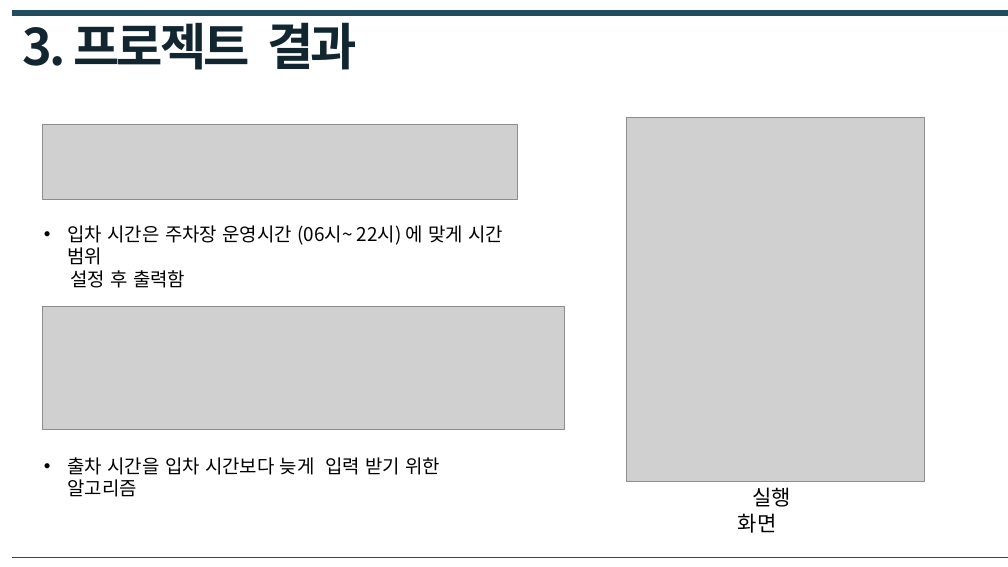
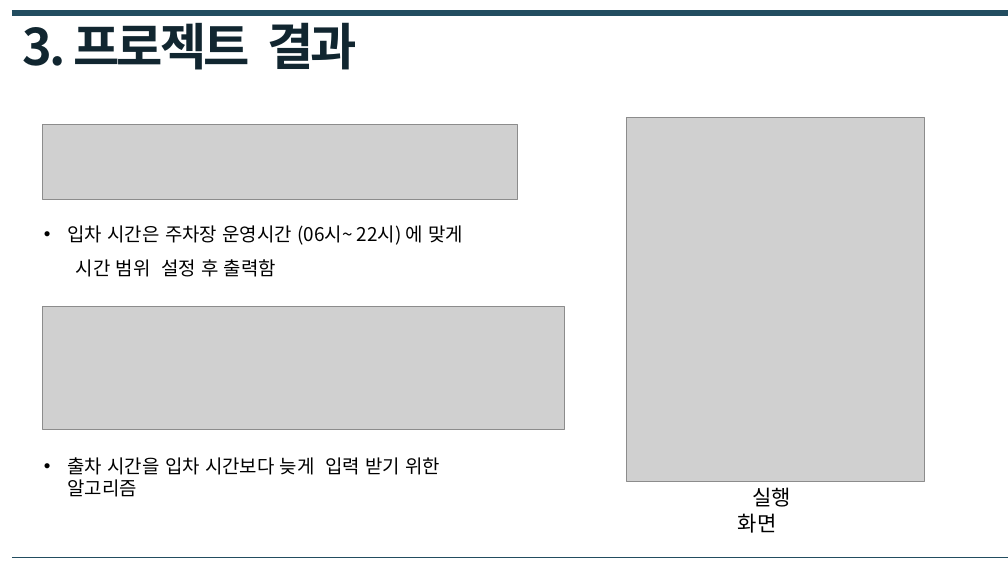
Before and after one commit to JeongYoonBaek/A11_BCS, a slide deck: slide 11 of 최종PPT/(C언어)A11_4조_BCS 최종발표.pptx. Drawn at 1008x567 pixels with LibreOffice and Linux fonts; fonts in the diff are those of the drawing; grey boxes stand for pictures. Boxes give left, top, right and bottom in pixels: in the first picture for what was removed or moved away, otherwise in the second. Text is boxed around its words. In the diff, an @@ line names an element or a change of style, - is before the commit and + after.

```diff
--- a/최종PPT/(C언어)A11_4조_BCS 최종발표.pptx
+++ b/최종PPT/(C언어)A11_4조_BCS 최종발표.pptx
@@ text at [68, 225, 464, 277]: text changed @@
-• 입차 시간은 주차장 운영시간 (06시~ 22시) 에 맞게 시간 범위
-설정 후 출력함
+• 입차 시간은 주차장 운영시간 (06시~ 22시) 에 맞게
+시간 범위 설정 후 출력함
@@ text "이미지" rewrapped from [210, 306, 229, 311] to [191, 260, 249, 277] @@
```
Also in this commit, not shown: 13 other slides changed.
